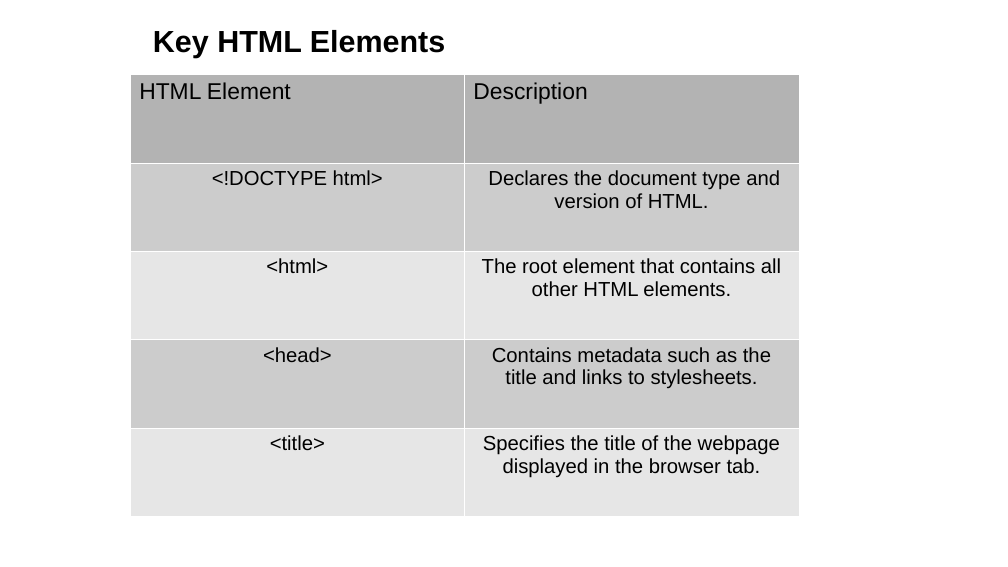
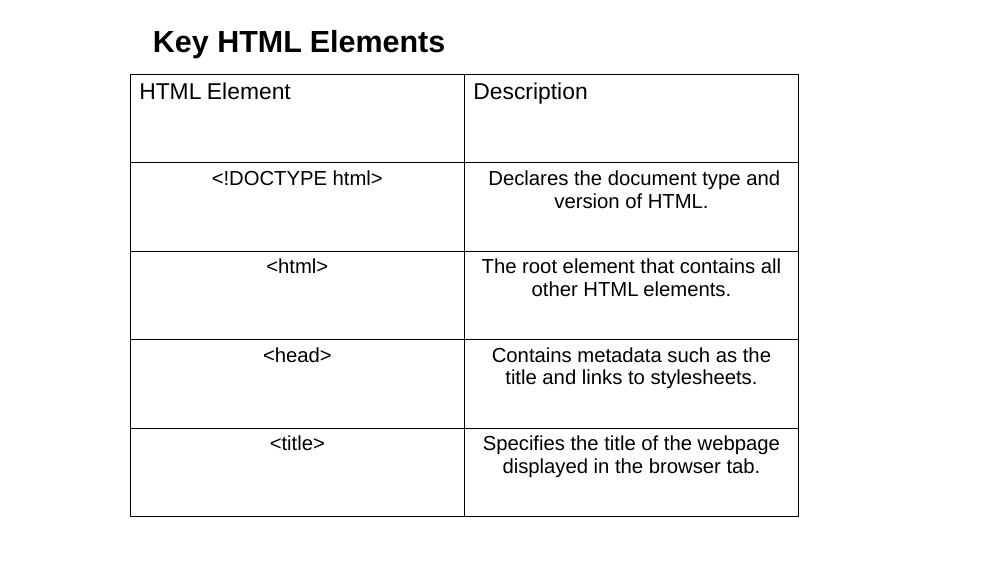
Before and after one commit to sam-rubin/exercises, a slide deck: slide 4 of Introduction_To_HTML.odp. Drawn at 1008x567 pixels with LibreOffice and Linux fonts; fonts in the diff are those of the drawing. Boxes give left, top, right and bottom in pixels: in the first picture for what was removed or moved away, otherwise in the second. Text is boxed around its words. In the diff, an @@ line names an element or a change of style, - is before the commit and + after.

```diff
--- a/Introduction_To_HTML.odp
+++ b/Introduction_To_HTML.odp
@@ table at bbox=[131, 74, 799, 516] @@
@@ fill #B3B3B3 to none in row 1 @@
@@ fill #CCCCCC to none in 4 cells @@
@@ fill #E6E6E6 to none in 4 cells @@
@@ borders changed @@
```
Also in this commit, not shown: 3 other slides changed, 16 slides added, 3 slides removed, 1 other file.
